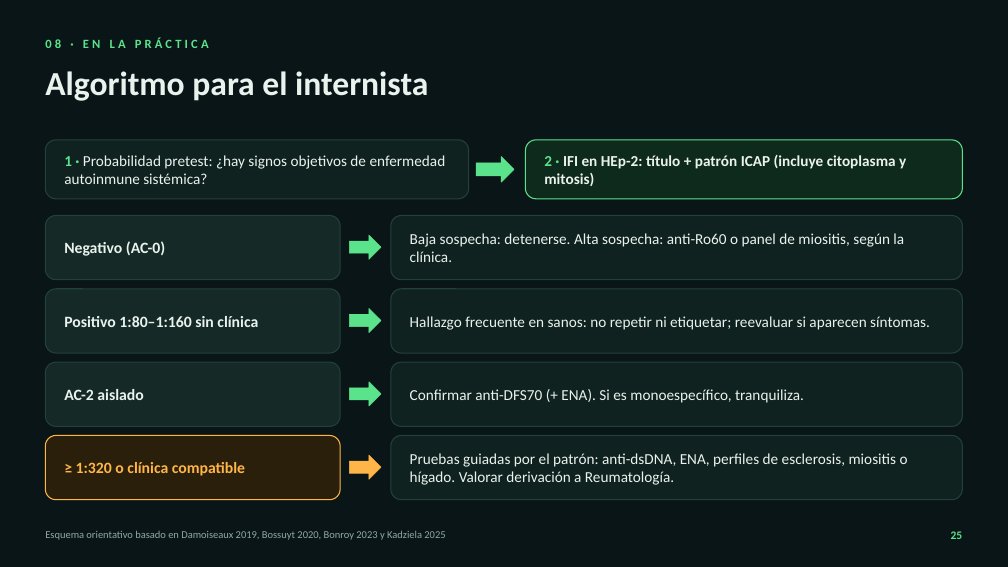
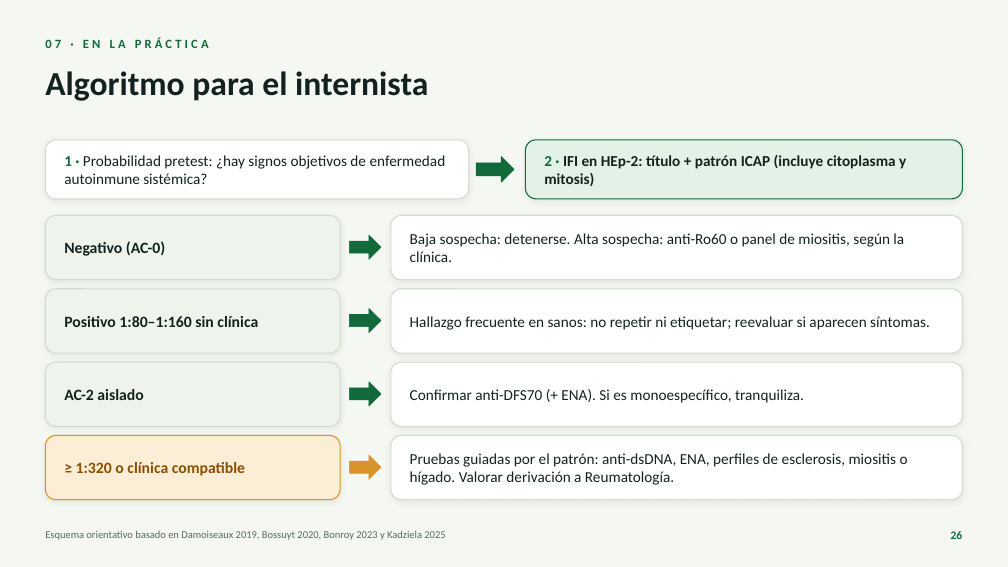
Before and after one commit to nestor120512/nes, a slide deck: slide 26 of ANA_para_el_internista.pptx (slide 25 before the commit). Drawn at 1008x567 pixels with LibreOffice and Linux fonts; fonts in the diff are those of the drawing. Boxes give left, top, right and bottom in pixels: in the first picture for what was removed or moved away, otherwise in the second. Text is boxed around its words. In the diff, an @@ line names an element or a change of style, - is before the commit and + after.

```diff
--- a/ANA_para_el_internista.pptx
+++ b/ANA_para_el_internista.pptx
@@ background #0A1517 to #F5F7F2 @@
@@ text at (x1=45, y1=38, x2=209, y2=48): text changed; text colour #5BE38C to #12693B @@
-08 · EN LA PRÁCTICA
+07 · EN LA PRÁCTICA
@@ text "1 · Probabilidad pretest: ¿hay ..." at (x1=64, y1=155, x2=446, y2=184): text colour #5BE38C to #12693B in "1 ·"; text colour #EAF2EE to #132220 @@
@@ rounded rectangle at (x1=526, y1=140, x2=963, y2=199): fill #0E2A1C to #E3F2E7; outline #5BE38C 1 pt to #12693B 1 pt; shadow on @@
@@ text "2 · IFI en HEp-2: ..." at (x1=544, y1=155, x2=906, y2=186): text colour #5BE38C to #12693B in "2 ·"; text colour #EAF2EE to #132220 @@
@@ fill #152A26 to #EEF4EC; outline #23413B 1 pt to #D2DBCE 1 pt; shadow on in 3 elements at (x1=45, y1=216, x2=340, y2=280), (x1=45, y1=289, x2=340, y2=353), (x1=45, y1=362, x2=340, y2=426) @@
@@ fill #5BE38C to #12693B; outline #5BE38C 0.5 pt to #12693B 0.5 pt in 4 elements at (x1=476, y1=157, x2=514, y2=182), (x1=349, y1=235, x2=381, y2=259), (x1=349, y1=309, x2=381, y2=333), (x1=349, y1=382, x2=381, y2=406) @@
@@ rounded rectangle at (x1=45, y1=436, x2=340, y2=500): fill #2A1F0B to #FCEED6; outline #FFB547 1 pt to #D9932B 1 pt; shadow on @@
@@ text "≥ 1:320 o clínica compatible" at (x1=76, y1=462, x2=245, y2=476): text colour #FFB547 to #8A4F00 @@
@@ fill #10221F to #FFFFFF; outline #23413B 1 pt to #D2DBCE 1 pt; shadow on in 5 elements at (x1=45, y1=140, x2=469, y2=199), (x1=391, y1=216, x2=963, y2=280), (x1=391, y1=289, x2=963, y2=353), (x1=391, y1=362, x2=963, y2=426), (x1=391, y1=436, x2=963, y2=500) @@
@@ text colour #EAF2EE to #132220 in 8 elements at (x1=45, y1=71, x2=428, y2=101), (x1=64, y1=241, x2=165, y2=256), (x1=410, y1=233, x2=904, y2=262), (x1=64, y1=316, x2=258, y2=327), (x1=410, y1=316, x2=930, y2=330), (x1=64, y1=389, x2=143, y2=400), (x1=410, y1=389, x2=804, y2=403), (x1=410, y1=453, x2=908, y2=485) @@
@@ right arrow at (x1=349, y1=455, x2=381, y2=479): fill #FFB547 to #D9932B; outline #FFB547 0.5 pt to #D9932B 0.5 pt @@
@@ text "Esquema orientativo basado en Damoiseaux ..." at (x1=45, y1=530, x2=445, y2=540): text colour #8FA9A1 to #5B6964 @@
@@ page number at (x1=951, y1=531, x2=963, y2=539): text changed; text colour #5BE38C to #12693B @@
-25
+26
```
Also in this commit, not shown: 26 other slides changed, 1 slide added.
